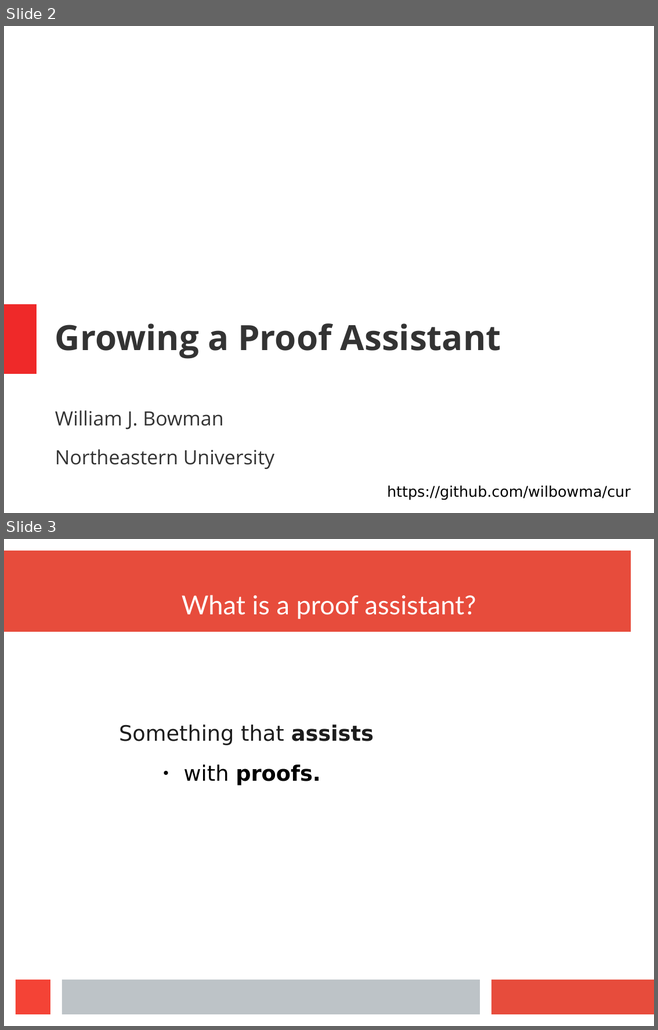
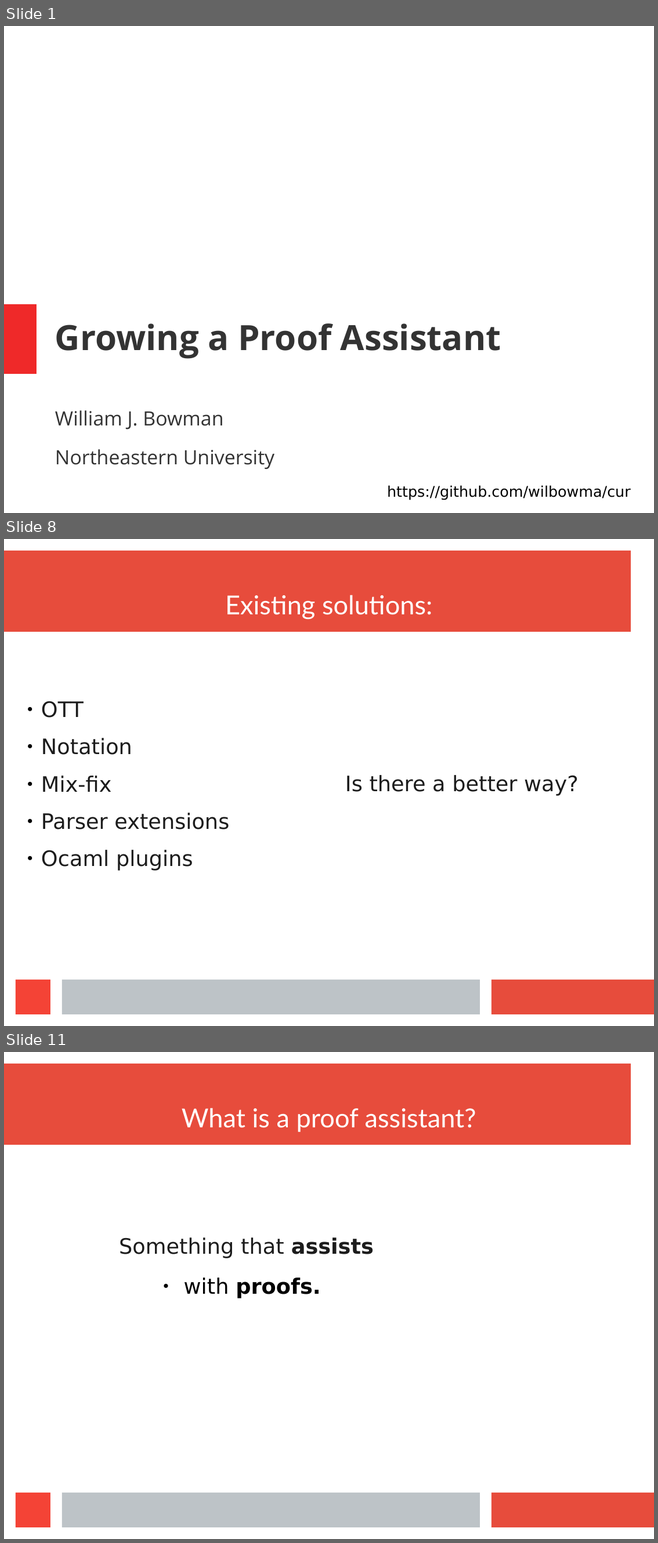
Before and after one commit to wilbowma/cur, a slide deck: hope-2016/slides.odp. Shown one above the other, each under a label of ours: slides 2 and 3 before the commit, slides 1, 8 and 11 after it; the slides between them are not shown. The pictures are 658x1030 and 658x1543 pixels, drawn with LibreOffice and Linux fonts; fonts in the diff are those of the drawing. Boxes give left, top, right and bottom in pixels: in the first picture for what was removed or moved away, otherwise in the second. Text is boxed around its words. In the diff, an @@ line names an element or a change of style, - is before the commit and + after.

```diff
--- a/hope-2016/slides.odp
+++ b/hope-2016/slides.odp
@@ slide 8 added at (4, 539, 654, 1026), background #FFFFFF; not listed: 4 template elements that a slide beside it also shows @@
@@ title added at (225, 595, 432, 620), 32 pt, text #FFFFFF @@
+Existing solutions:
@@ text added at (41, 701, 229, 871), 26 pt, text #1C1C1C @@
+● OTT
+● Notation
+● Mix-fix
+● Parser extensions
+● Ocaml plugins
@@ text added at (345, 775, 578, 796), 26 pt, text #1C1C1C @@
+Is there a better way?
@@ what was slide 2 is now slide 1 @@
@@ what was slide 3 is now slide 11 @@
```
Also in this commit, not shown: 10 slides changed, 8 other slides added, 2 slides removed.
